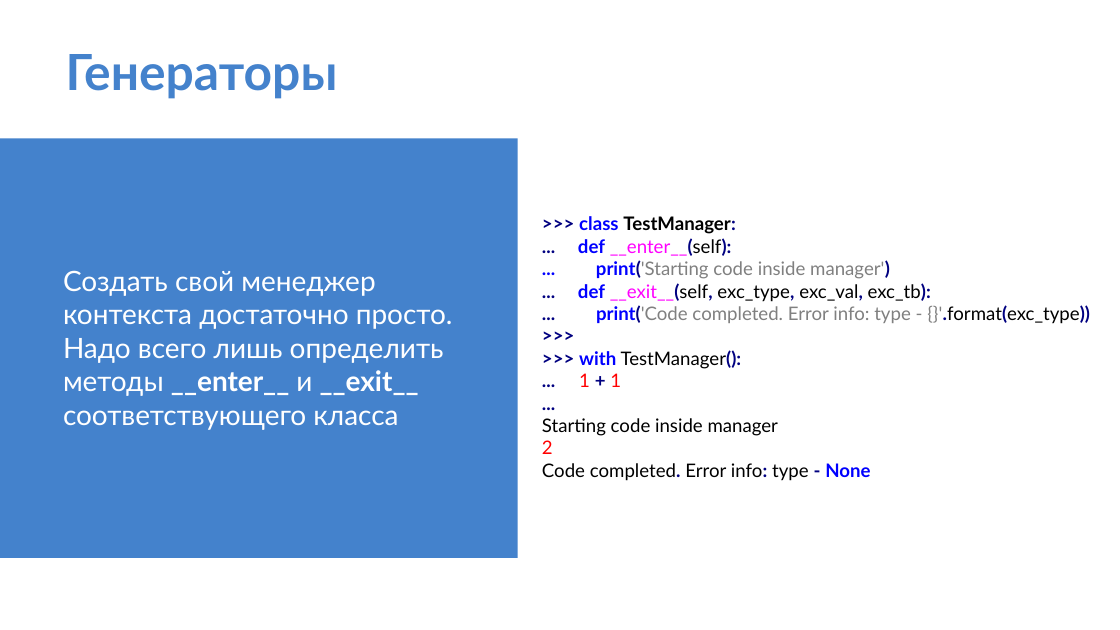
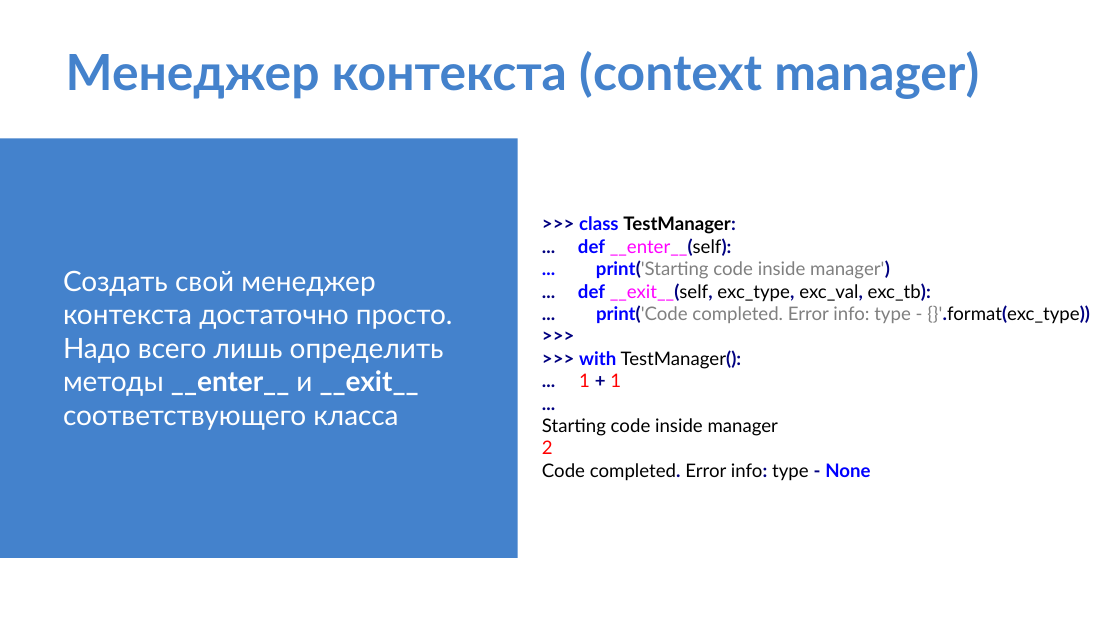
Before and after one commit to IlyaOrlov/PythonCourseKupno, a slide deck: slide 14 of Lectures/py_lec_6.pptx. Drawn at 1120x630 pixels with LibreOffice and Linux fonts; fonts in the diff are those of the drawing. Boxes give left, top, right and bottom in pixels: in the first picture for what was removed or moved away, otherwise in the second. Text is boxed around its words. In the diff, an @@ line names an element or a change of style, - is before the commit and + after.

```diff
--- a/Lectures/py_lec_6.pptx
+++ b/Lectures/py_lec_6.pptx
@@ title at box(66, 51, 979, 99): text changed @@
-Генераторы
+Менеджер контекста (context manager)
```
Also in this commit, not shown: 12 other files.
